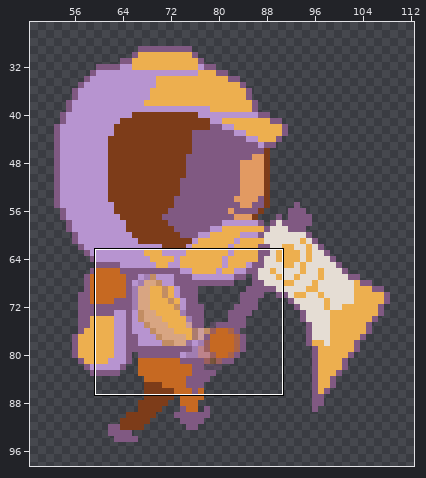
Sprite sheet, stored at BuddyJam2023_Tree_Game/assets/sprites/player_right_walk4.png. Above: a wide view before the commit, with the close-up outlined.
Close-up. Before the edit:
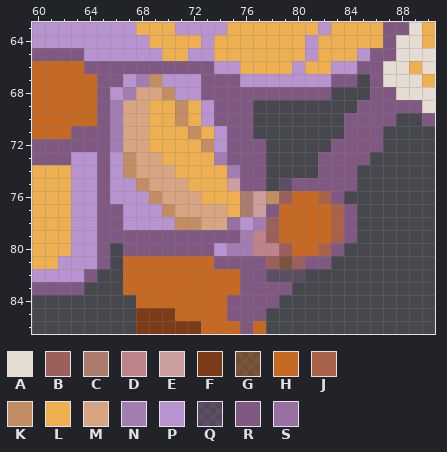
The file is 256x256 pixels, drawn in blocks of 2x2; one block is one cell here. Shown: x 60..90, y 63..86. The wide view leaves out empty margins.
Palette (. is transparent): A #e5ddd4  B #9c5f5c  C #ab7b6e  D #bd838b  E #cc9e9d  F #7d3c19  G #c6692266  H #c66922  J #aa6348  K #c28d63  L #edaf4f  M #d8a582  N #a17db1  P #b794d0  Q #80598266  R #805982  S #9670a1
Pixels before, first column x 60:
63 PPPPPPPPLLLPPPPLLLLLLLPLLLLRRAL
64 PPPPPPPPPLLLLPLLLLLLLPLLLLLRAAL
65 RRRRPPPPPPLLPPLLLLLLLPLLLPRRAAA
66 HHHHRRRRRRRRRRPPLLLLPLLPPRRAALA
67 HHHHHRRPNKPPPRRRPPPPPPPRR.RAAAL
68 HHHHHRPNMMKPPRRRRRRRRRR...RRAAA
69 HHHHHRNMMLLKLPRRR........RRRRRA
70 HHHHHRNMMLLKLPRRR.......RRRR..R
71 HHHRRRNMMLLLKLPRR.......RRR....
72 RRRRRRNMMLLLLKPRRR.....RRRR....
73 RRRPPRPKMMLLLLNRRR....RRRR.....
74 LLLPPRPKMMMLLLLNRR....RRR......
75 LLLPPRPPKMMMLLLERR.QRRRRR......
76 LLLPPRPPPKMMMLLLCEKBHHJR.......
77 LLLPPRRPPPKMMMMLCERHHHHJR......
78 LLLPPRRPPPPKKMMSPNBHHHHJR......
79 LLLPPRRRRRRRRRRRNDBHHHHJR......
80 LLLPPR.RRRRRRRPNNDDBHHJR.......
81 LLPPPR.HHHHHHHRRRRBGBRR........
82 PPPPR..HHHHHHHHHRRQQQ..........
83 RRRR...HHHHHHHHHRRRR...........
84 ........HHHHHHHRRRR............
85 ........FFFHHHHRRR.............
86 ........FFFFFHHHRH.............
And afterwards:
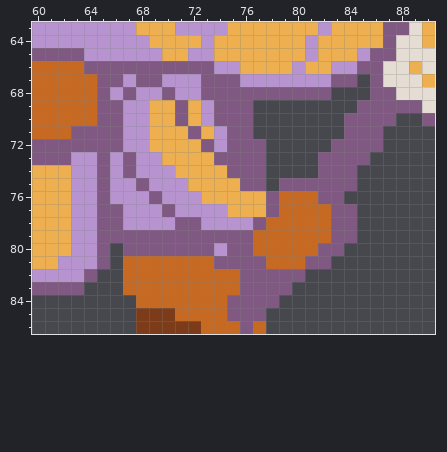
From old to new:
The edit turns colour B into colour H in row 76 at x 79; in rows 78 to 79 at x 78; in row 80 at x 79; in row 81 at x 78 and 80.
The edit turns colour D into colour H in row 79 at x 77; in row 80 at x 77 to 78.
The edit turns colour G into colour H in row 81 at x 79.
The edit turns colour C into colour L in rows 76 to 77 at x 76.
The edit turns colour E into colour L in row 75 at x 75; in rows 76 to 77 at x 77.
The edit turns colour M into colour P in row 68 at x 68 to 69; in rows 69 to 72 at x 67 to 68; in row 73 at x 68 to 69; in row 74 at x 68 to 70; in row 75 at x 69 to 71; in row 76 at x 70 to 72.
The edit turns colour M into colour P in row 77 at x 71 to 74; in row 78 at x 73 to 74.
The edit turns colour S into colour P in row 78 at x 75.
The edit turns colour J into colour R in row 76 at x 82; in rows 77 to 79 at x 83; in row 80 at x 82.
The edit turns colour K into colour R in row 67 at x 69; in row 68 at x 70; in rows 69 to 70 at x 71; in row 71 at x 72; in row 72 at x 73; in rows 73 to 74 at x 67.
The edit turns colour K into colour R in row 75 at x 68; in row 76 at x 69 and 78; in row 77 at x 70; in row 78 at x 71 to 72.
The edit turns colour N into colour R in row 67 at x 68; in row 68 at x 67; in rows 69 to 72 at x 66; in row 73 at x 74; in row 74 at x 75; in row 78 at x 77.
The edit turns colour N into colour R in row 79 at x 76; in row 80 at x 75 to 76.
The edit turns colour Q into colour R in row 75 at x 79; in row 82 at x 78 to 80.
